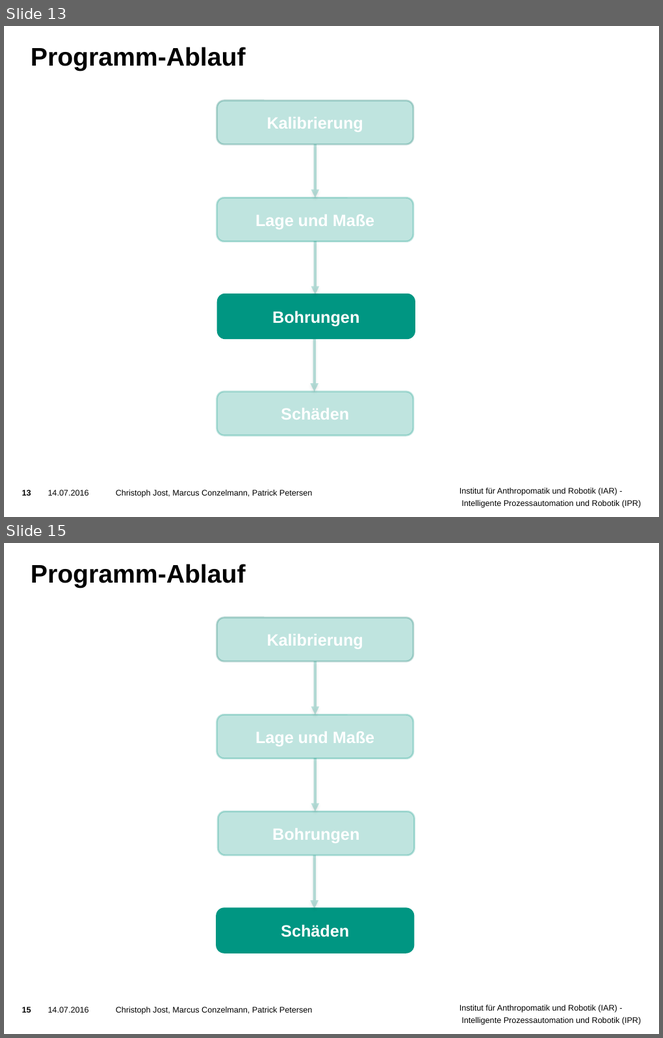
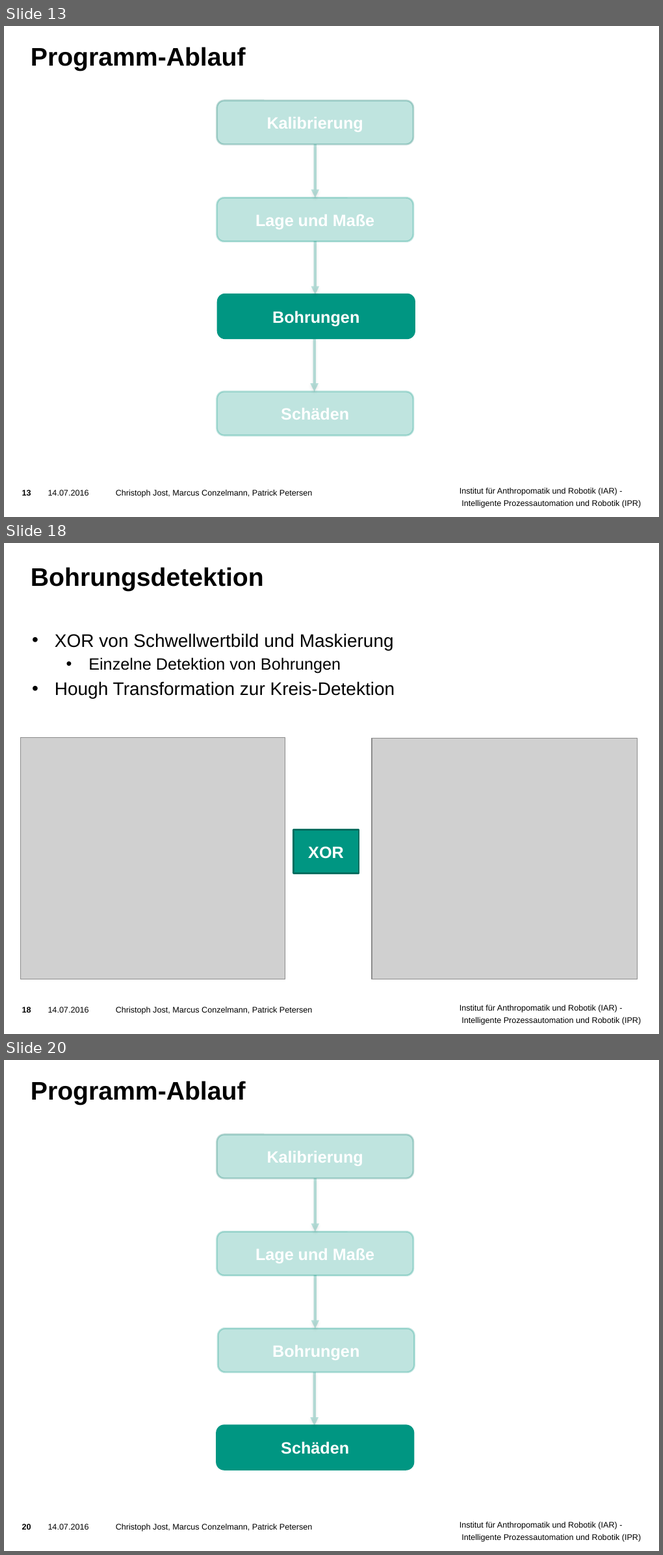
Before and after one commit to ThePrimus/VisualInspection, a slide deck: Praesentation/Vorlage Präsentation.pptx. Shown one above the other, each under a label of ours: slides 13 and 15 before the commit, slides 13, 18 and 20 after it; the slides between them are not shown. The pictures are 663x1038 and 663x1555 pixels, drawn with LibreOffice and Linux fonts; fonts in the diff are those of the drawing; grey boxes stand for pictures; background and template pictures are left out. Boxes give left, top, right and bottom in pixels: in the first picture for what was removed or moved away, otherwise in the second. Text is boxed around its words. In the diff, an @@ line names an element or a change of style, - is before the commit and + after.

```diff
--- a/Praesentation/Vorlage Präsentation.pptx
+++ b/Praesentation/Vorlage Präsentation.pptx
@@ slide 18 added at (4, 543, 659, 1034), background picture (left out); not listed: 3 template elements that a slide beside it also shows @@
@@ title added at (31, 567, 264, 591), 28 pt, text #000000, bold @@
+Bohrungsdetektion
@@ text added at (55, 633, 395, 698), 20 pt, text #000000 @@
+• XOR von Schwellwertbild und Maskierung
+  • Einzelne Detektion von Bohrungen
+• Hough Transformation zur Kreis-Detektion
@@ picture added at (20, 737, 285, 979) @@
@@ picture added at (371, 738, 637, 979) @@
@@ rectangle added at (294, 830, 359, 874), fill #009682, outline #006F60 2 pt, 18 pt, text #FFFFFF, bold @@
+XOR
@@ what was slide 15 is now slide 20 @@
@@ page number at (22, 1524, 31, 1530): text changed @@
-15
+20
```
Also in this commit, not shown: 5 other slides added, 1 slide removed.
